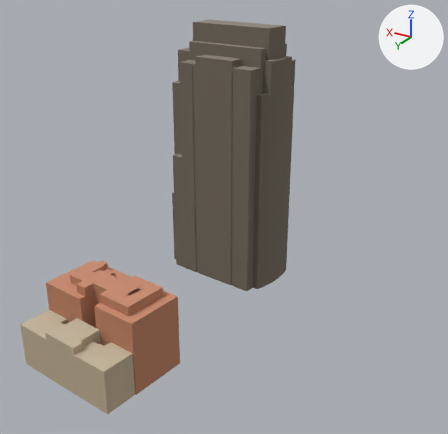
The glTF model public/models/washington-city/tile--7_5.glb, before and after one commit.
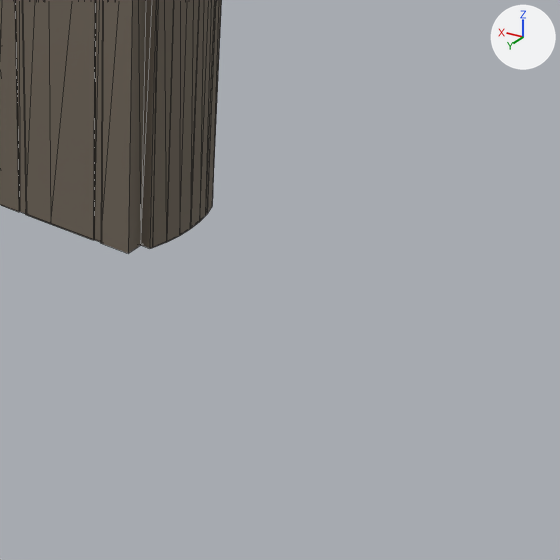
There are two pictures of each version: one whole from a 50 mm lens placed at (-1378.0, -770.0, 213.0), pointed at (-1213.0, -1046.0, 75.0), one close up on the part from 42% to 100% of the width and 40% to 100% of the height. Every picture has the same lights, and +X, +Y and +Z are marked at upper right. The older version's two pictures come first. The close-ups show mesh edges as thin lines. Where no turn or scale is listed for an object, it has been applied to the vertices. Vertices at exactly the same position are counted once.

The older version as bpy lines, for what is in view:
```python
me_mesh_1 = bpy.data.meshes.new('Mesh_1')
me_mesh_1.from_pydata(...)  # 330 vertices, 330 faces; spans x -41.0..41.0, y -101.0..101.0, z -88.0..88.0
me_mesh_1.materials.append(mat_city_ground)
me_mesh_2 = bpy.data.meshes.new('Mesh_2')
me_mesh_2.from_pydata(...)  # 260 vertices, 200 faces; spans x -41.0..41.0, y -101.0..101.0, z -81.0..81.0
me_mesh_2.materials.append(mat_city_ground)
ob_roof = bpy.data.objects.new('roof', me_mesh_2)
ob_roof.location = (-1168.0, -1057.4, 89.0)
ob_wall = bpy.data.objects.new('wall', me_mesh_1)
ob_wall.location = (-1168.0, -1057.4, 82.3)
```
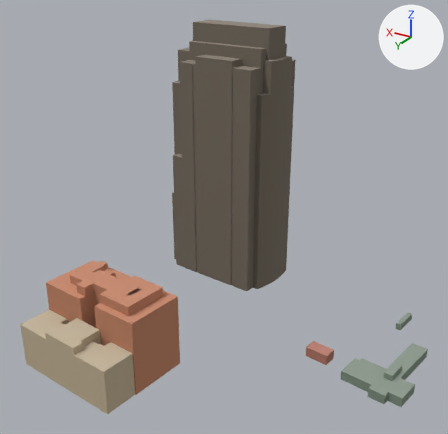
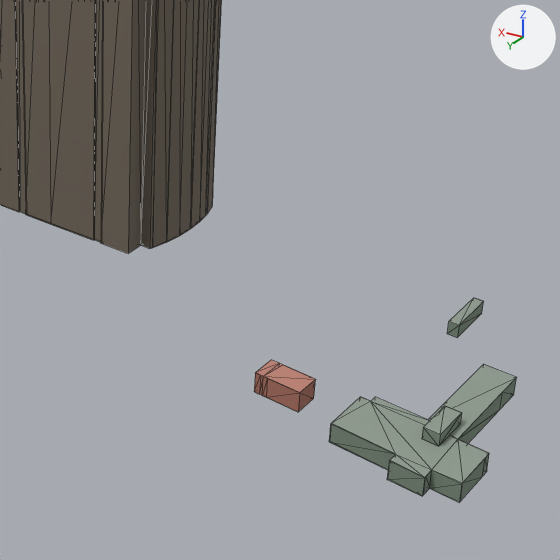
The newer file is also turned or shifted as a whole; pictures and numbers use the older file's frame.

Where the change shows, as pixel boxes [x1, y1, x2, y2] in the close-ups (560 x 560 px):
'wall', reshaped
    before: [0, 0, 222, 253]
    after: [0, 0, 517, 502]
'roof', reshaped (not visible before)
    after: [256, 298, 516, 484]
part 1 of me_mesh_1, added
    after: [329, 377, 517, 502]
part 2 of me_mesh_1, added (brown)
    after: [254, 372, 315, 412]
part 3 of me_mesh_1, added
    after: [422, 413, 462, 446]
part 4 of me_mesh_1, added
    after: [447, 302, 484, 338]
part 5 of me_mesh_2, added
    after: [331, 364, 516, 484]
part 6 of me_mesh_2, added
    after: [424, 406, 461, 435]
part 7 of me_mesh_2, added (pink)
    after: [256, 360, 315, 393]
part 8 of me_mesh_2, added
    after: [449, 298, 484, 325]

The change, as a diff of the scene's bpy script:
```diff
--- a/public/models/washington-city/tile--7_5.glb.py
+++ b/public/models/washington-city/tile--7_5.glb.py
@@ me_mesh_1 @@
 # verts and faces of me_mesh_1; kept vertices keep their numbers, new ones are numbered from 330
-me_mesh_1.from_pydata(...)  # 330 vertices, 330 faces; spans x -41.0..41.0, y -101.0..101.0, z -88.0..88.0
+me_mesh_1.from_pydata(...)  # 416 vertices, 416 faces; spans x -159.0..41.0, y -101.0..101.0, z -88.0..88.0
+# me_mesh_1 part 1: a new loose piece of 50 vertices spanning x -159.0..-121.0, y -33.0..21.0, z -87.0..-81.0, in mat_city_ground
+# me_mesh_1 part 2: a new loose piece of 20 vertices spanning x -111.0..-96.0, y -4.0..6.0, z -87.0..-81.0, in mat_city_ground
+# me_mesh_1 part 3
+verts[330] = (-149.0, -3.0, -78.0)  # pixel (461, 412)
+verts[331] = (-147.0, 8.0, -78.0)  # pixel (440, 434)
+verts[332] = (-147.0, 8.0, -81.0)  # pixel (438, 446)
+verts[333] = (-149.0, -3.0, -81.0)  # pixel (460, 424)
+for new, old in zip([*range(334, 338)], [*range(330, 334)]): verts[new] = verts[old] + (4.0, -1.0, 0.0)
+faces += [(330, 331, 332), (330, 332, 333), (332, 335, 336), (331, 335, 332), (334, 337, 336), (334, 336, 335)]
+faces += [(330, 333, 334), (333, 337, 334)]
+# me_mesh_1 part 4
+verts[338] = (-132.0, -52.0, -87.0)  # pixel (447, 333)
+verts[339] = (-135.0, -51.0, -87.0)  # pixel (457, 337)
+verts[340] = (-138.0, -68.0, -87.0)  # pixel (481, 313)
+verts[341] = (-135.0, -68.0, -87.0)
+for new, old in zip([*range(342, 346)], [*range(338, 342)]): verts[new] = verts[old] + (0.0, 0.0, 4.0)
+faces += [(338, 339, 343), (338, 343, 342), (339, 340, 343), (340, 344, 343), (340, 341, 344), (341, 345, 344)]
+faces += [(338, 342, 341), (341, 342, 345)]
 me_mesh_1.materials.append(mat_city_ground)
@@ me_mesh_2 @@
 # verts and faces of me_mesh_2; kept vertices keep their numbers, new ones are numbered from 260
-me_mesh_2.from_pydata(...)  # 260 vertices, 200 faces; spans x -41.0..41.0, y -101.0..101.0, z -81.0..81.0
+me_mesh_2.from_pydata(...)  # 307 vertices, 237 faces; spans x -159.0..41.0, y -101.0..101.0, z -90.0..81.0
+# me_mesh_2 part 5: a new loose piece of 25 vertices spanning x -159.0..-121.0, y -33.0..21.0, z -88.0, in mat_city_ground
+# me_mesh_2 part 6
+verts[260] = (-147.0, 8.0, -84.0)  # pixel (440, 434)
+verts[261] = (-149.0, -3.0, -84.0)  # pixel (461, 412)
+verts[262] = (-149.0, -3.0, -88.0)  # pixel (460, 424)
+verts[263] = (-147.0, 8.0, -88.0)  # pixel (438, 446)
+for new, old in zip([*range(264, 268)], [*range(260, 264)]): verts[new] = verts[old] + (4.0, -1.0, 0.0)
+faces += [(260, 265, 264), (260, 261, 265), (262, 267, 266), (262, 263, 267)]
+# me_mesh_2 part 7
+verts[268] = (-99.0, 4.0, -87.0)  # pixel (267, 378)
+verts[269] = (-111.0, -2.0, -87.0)  # pixel (315, 379)
+verts[270] = (-101.0, -4.0, -87.0)  # pixel (282, 364)
+for new, old in zip([271, 272, 273], [268, 269, 270]): verts[new] = verts[old] + (1.0, 0.0, 0.0)
+verts[274] = (-109.0, 6.0, -87.0)  # pixel (299, 392)
+verts[275] = (-96.0, 4.0, -87.0)  # pixel (255, 372)
+verts[276] = (-97.0, 4.0, -87.0)  # pixel (260, 375)
+verts[277] = (-97.0, -4.0, -87.0)  # pixel (271, 359)
+faces += [(268, 274, 271), (269, 271, 274), (269, 270, 271), (269, 272, 270), (270, 273, 271), (271, 273, 275)]
+faces += [(271, 275, 276), (273, 277, 275)]
+# me_mesh_2 part 8
+verts[278] = (-135.0, -51.0, -90.0)  # pixel (459, 325)
+verts[279] = (-135.0, -68.0, -90.0)  # pixel (473, 297)
+verts[280] = (-132.0, -52.0, -90.0)  # pixel (448, 321)
+verts[281] = (-138.0, -68.0, -90.0)  # pixel (483, 301)
+faces += [(278, 279, 280), (278, 281, 279)]
 me_mesh_2.materials.append(mat_city_ground)
```
